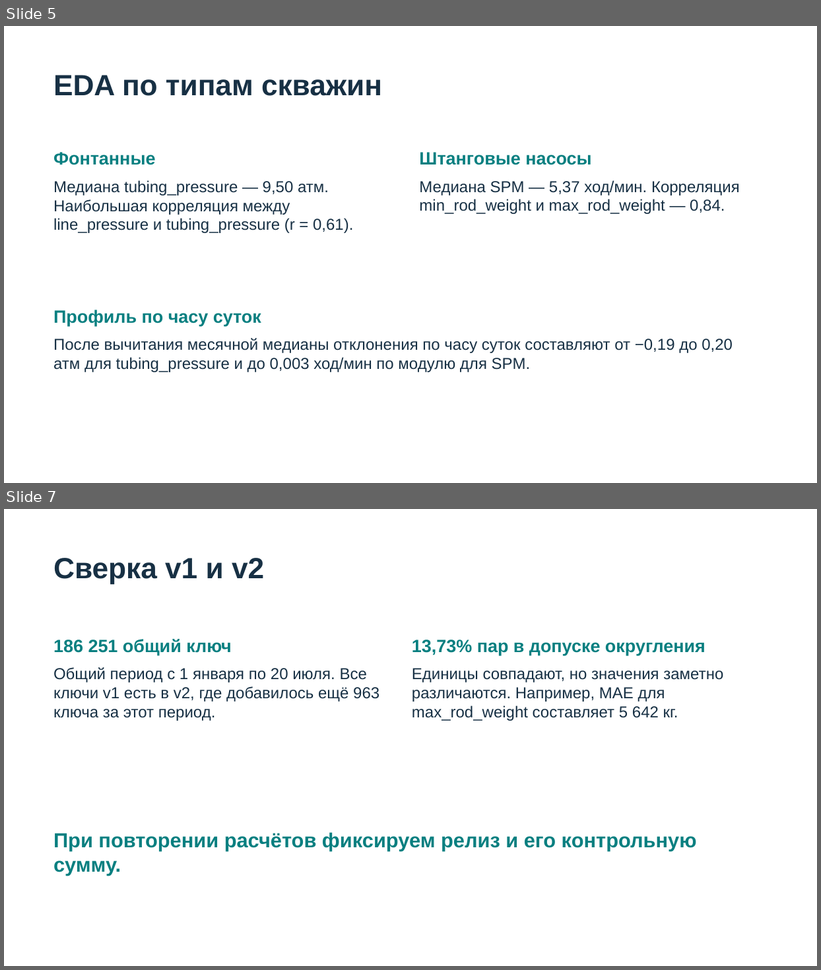
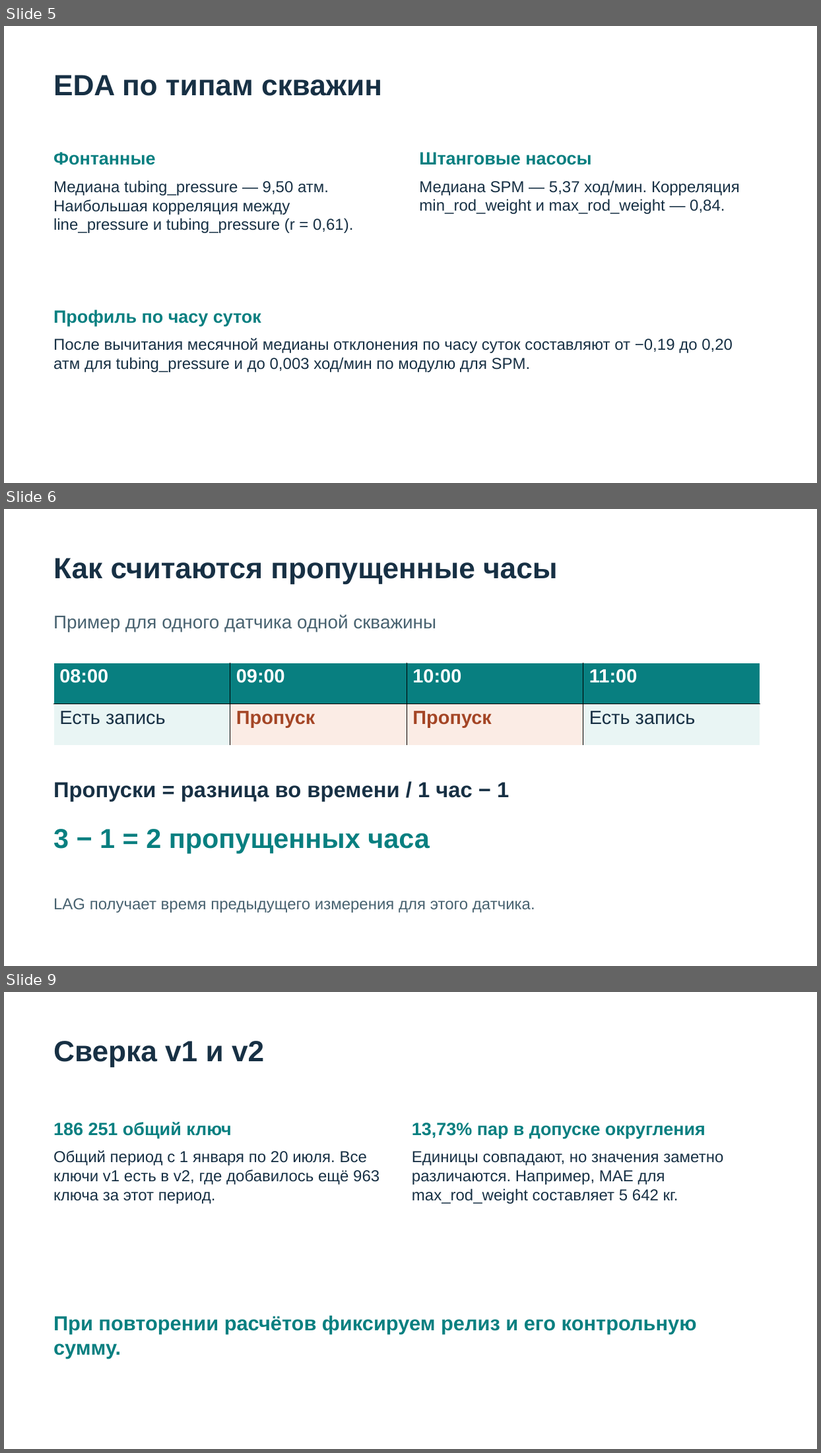
Before and after one commit to Erengayip/NK_sensor_audit_project, a slide deck: docs/NK_sensor_audit.pptx. Shown one above the other, each under a label of ours: slides 5 and 7 before the commit, slides 5, 6 and 9 after it; the slides between them are not shown. The pictures are 821x970 and 821x1453 pixels, drawn with LibreOffice and Linux fonts; fonts in the diff are those of the drawing. Boxes give left, top, right and bottom in pixels: in the first picture for what was removed or moved away, otherwise in the second. Text is boxed around its words. In the diff, an @@ line names an element or a change of style, - is before the commit and + after.

```diff
--- a/docs/NK_sensor_audit.pptx
+++ b/docs/NK_sensor_audit.pptx
@@ slide 6 added at box(4, 509, 817, 966), background #FFFFFF @@
@@ text added at box(54, 558, 558, 584), 34.5 pt, text #173044, bold @@
+Как считаются пропущенные часы
@@ text added at box(54, 615, 436, 632), 21.8 pt, text #486270 @@
+Пример для одного датчика одной скважины
@@ table added at box(54, 663, 761, 745), 2 rows, 4 columns @@
+08:00 | 09:00 | 10:00 | 11:00
+Есть запись | Пропуск | Пропуск | Есть запись
@@ text added at box(54, 782, 509, 801), 25.5 pt, text #173044, bold @@
+Пропуски = разница во времени / 1 час − 1
@@ text added at box(54, 829, 430, 854), 32.2 pt, text #087F80, bold @@
+3 − 1 = 2 пропущенных часа
@@ text added at box(54, 898, 535, 913), 18.8 pt, text #486270 @@
+LAG получает время предыдущего измерения для этого датчика.
@@ what was slide 7 is now slide 9 @@
```
Also in this commit, not shown: 2 other slides added, 1 slide removed.
